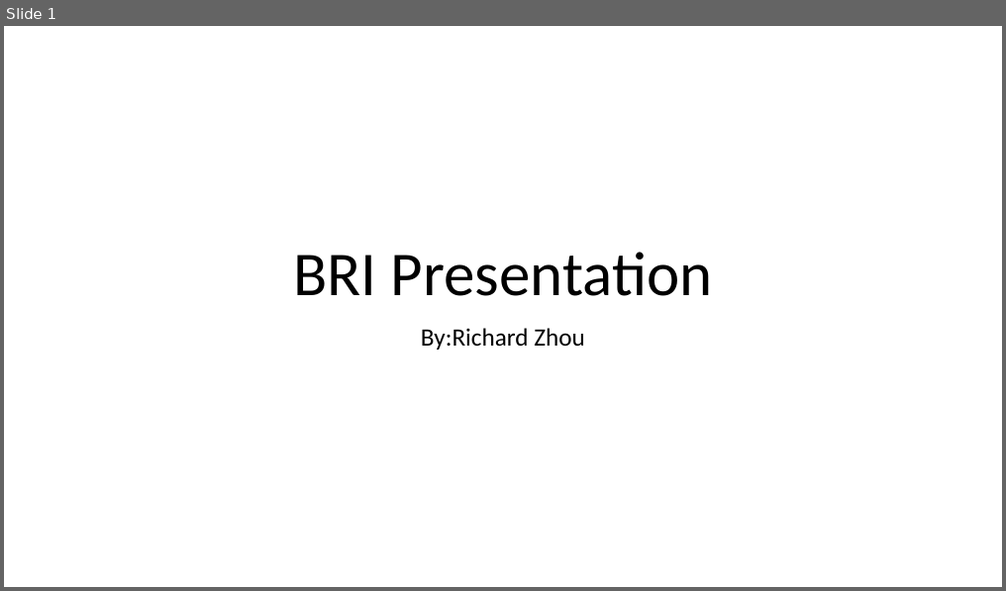
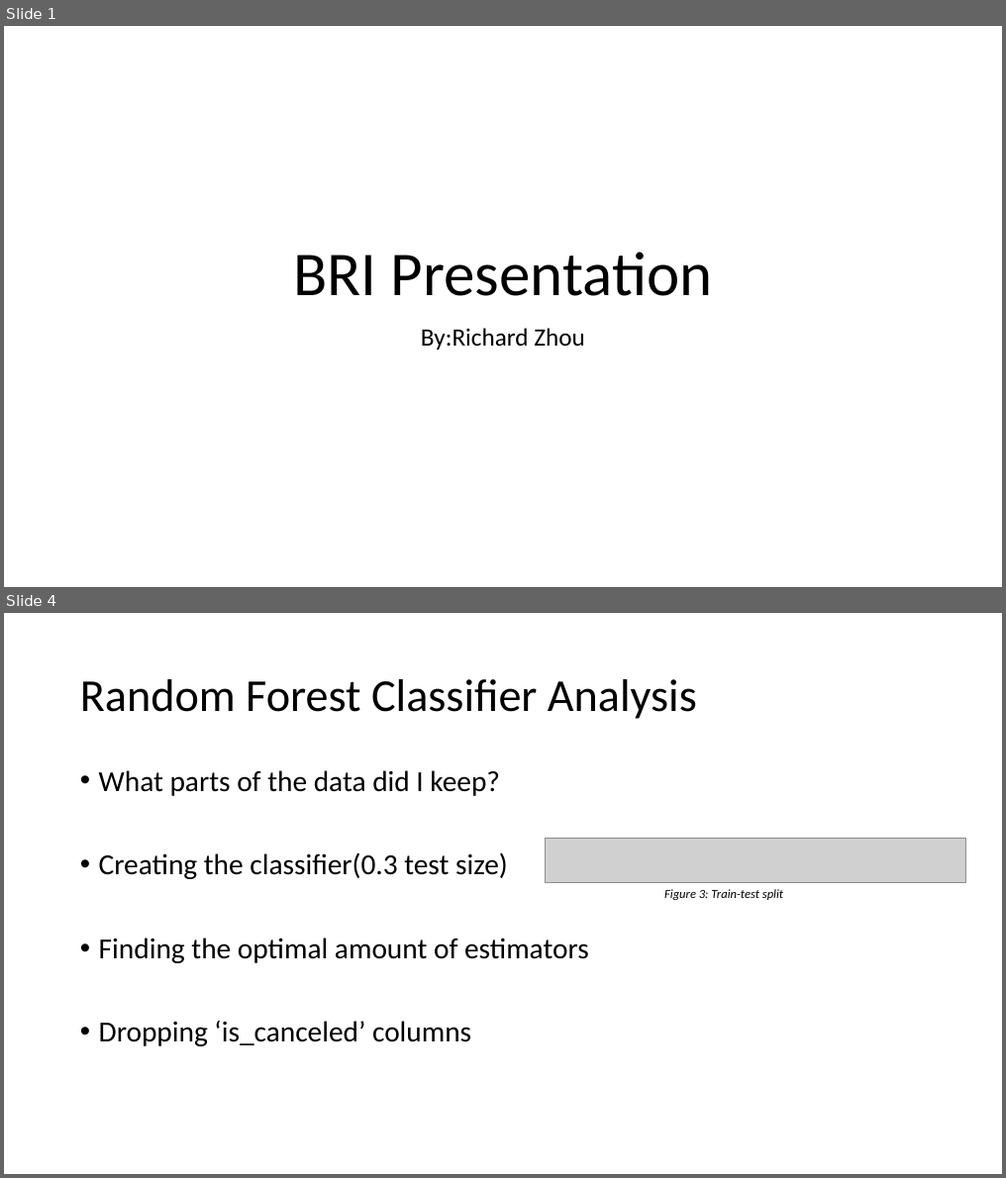
Before and after one commit to zhourichard19/CSE5243, a slide deck: Homework3/Homework3.pptx. Shown one above the other, each under a label of ours: slide 1 before the commit, slides 1 and 4 after it; the slides between them are not shown. The pictures are 1006x591 and 1006x1178 pixels, drawn with LibreOffice and Linux fonts; fonts in the diff are those of the drawing; grey boxes stand for pictures. Boxes give left, top, right and bottom in pixels: in the first picture for what was removed or moved away, otherwise in the second. Text is boxed around its words. In the diff, an @@ line names an element or a change of style, - is before the commit and + after.

```diff
--- a/Homework3/Homework3.pptx
+++ b/Homework3/Homework3.pptx
@@ slide 4 added at (4, 613, 1002, 1174), background #FFFFFF @@
@@ title added at (80, 679, 697, 719), 44 pt, text #000000 @@
+Random Forest Classifier Analysis
@@ text added at (99, 770, 589, 1047), 28 pt, text #000000 @@
+• What parts of the data did I keep?
+• Creating the classifier(0.3 test size)
+• Finding the optimal amount of estimators
+• Dropping ‘is_canceled’ columns
@@ picture added at (545, 839, 966, 882) @@
@@ text added at (664, 889, 783, 900), 12 pt, text #000000, italic @@
+Figure 3: Train-test split
```
Also in this commit, not shown: 4 slides changed, 8 other slides added, 5 slides removed.
